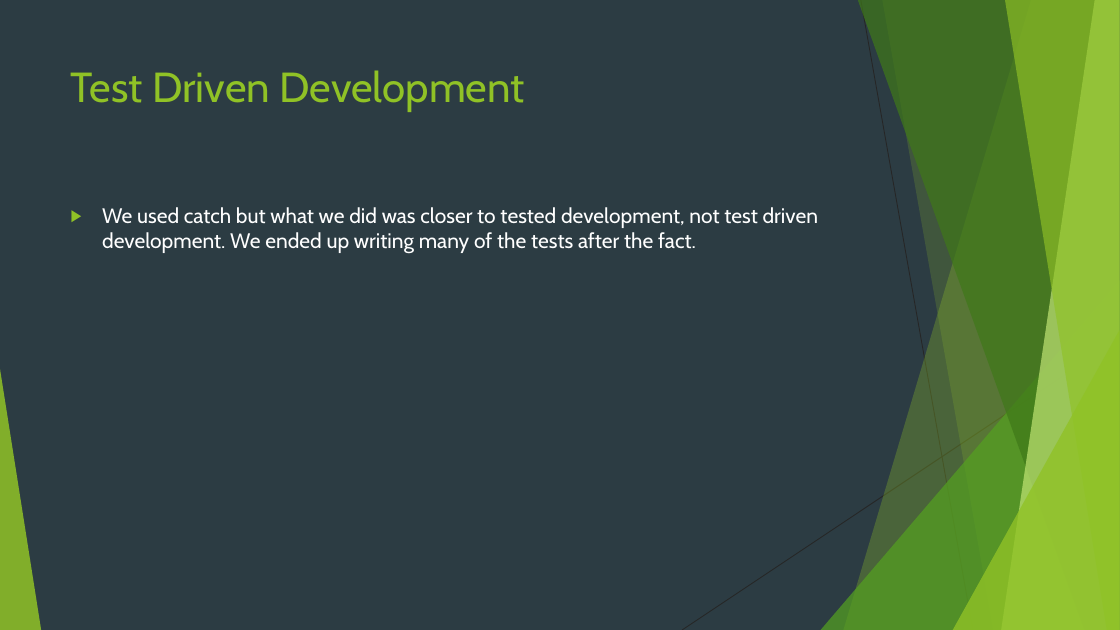
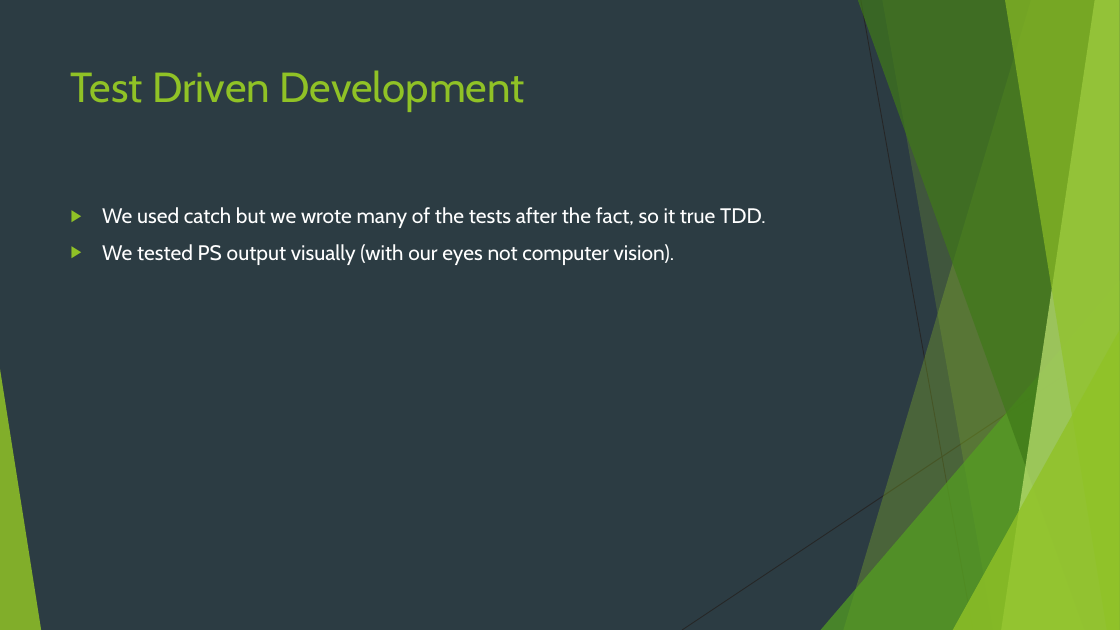
Before and after one commit to namikim97/cs372_project2_cps, a slide deck: slide 3 of CPS.pptx. Drawn at 1120x630 pixels with LibreOffice and Linux fonts; fonts in the diff are those of the drawing. Boxes give left, top, right and bottom in pixels: in the first picture for what was removed or moved away, otherwise in the second. Text is boxed around its words. In the diff, an @@ line names an element or a change of style, - is before the commit and + after.

Commit message:
add powerpoint

```diff
--- a/CPS.pptx
+++ b/CPS.pptx
@@ text at box(102, 207, 766, 265): text changed @@
-▶ We used catch but what we did was closer to tested development, not test driven development. We ended up writing many of the tests after the fact.
+▶ We used catch but we wrote many of the tests after the fact, so it true TDD.
+▶ We tested PS output visually (with our eyes not computer vision).
```
